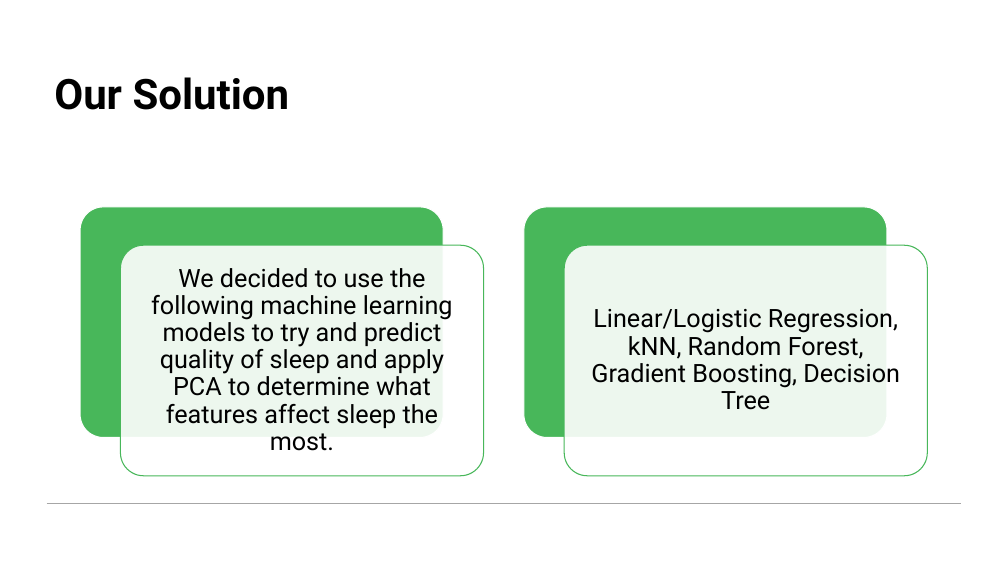
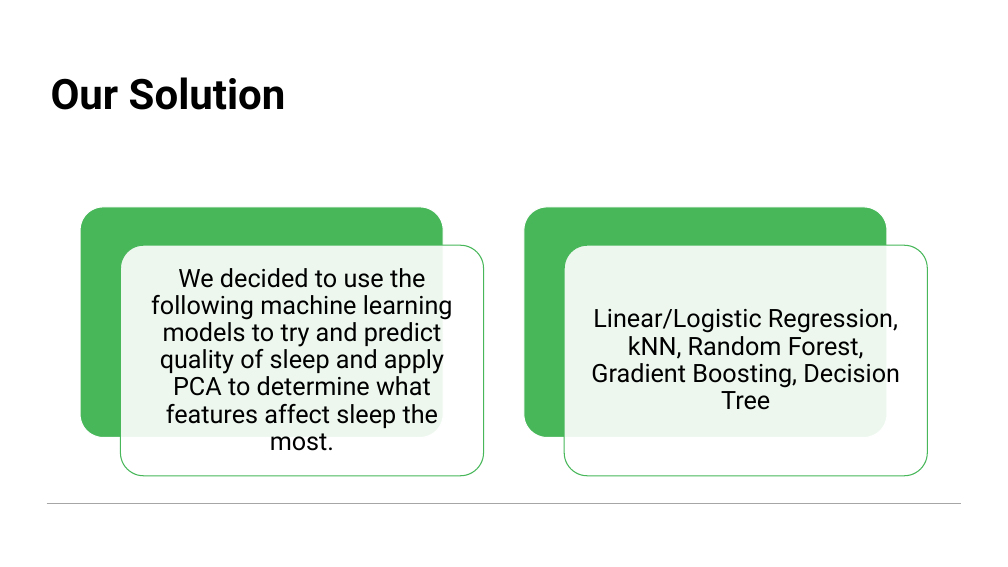
Before and after one commit to mark-earl/AML-PRJ3, a slide deck: slide 4 of deliverables/Presentation.pptx. Drawn at 1008x567 pixels with LibreOffice and Linux fonts; fonts in the diff are those of the drawing. Boxes give left, top, right and bottom in pixels: in the first picture for what was removed or moved away, otherwise in the second. Text is boxed around its words. In the diff, an @@ line names an element or a change of style, - is before the commit and + after.

```diff
--- a/deliverables/Presentation.pptx
+++ b/deliverables/Presentation.pptx
@@ title "Our Solution": place and size @@
-title "Our Solution" at (54, 77, 290, 110)
+title "Our Solution" at (51, 77, 286, 110)
```
Also in this commit, not shown: 7 other slides changed, 4 slides added, 3 slides removed.
